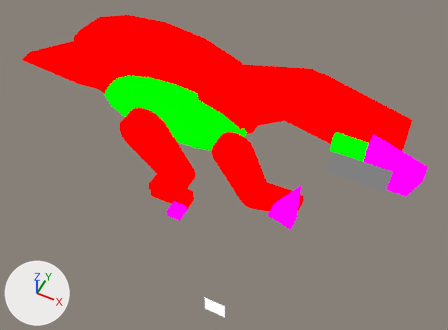
Renders of the Blender file assets-source/blender/motion/iguanodon-idle.blend from each side of a commit.
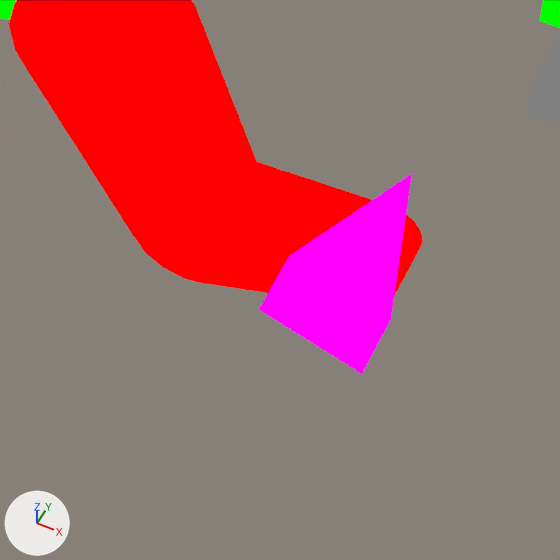
Each version appears first whole from a 50 mm camera at (67.2, -51.7, 68.2) aimed at (45.5, -8.3, 13.9), and next in a close-up on the part from 47% to 75% of the width and 44% to 82% of the height. Lighting does not change. The marker at lower left points along +X, +Y and +Z. The last two pictures show the newer version.

In view in the first close-up: 'DinoTycoon_Motion_iguanodon_idle_arm_0', 'DinoTycoon_Motion_iguanodon_idle_arm_1', 'DinoTycoon_Motion_iguanodon_idle_arm_joint_0', 'DinoTycoon_Motion_iguanodon_idle_arm_joint_1', 'DinoTycoon_Motion_iguanodon_idle_arm_tip', 'DinoTycoon_Motion_iguanodon_idle_mouth', 'DinoTycoon_Motion_iguanodon_idle_thumb_spike' and 2 more.
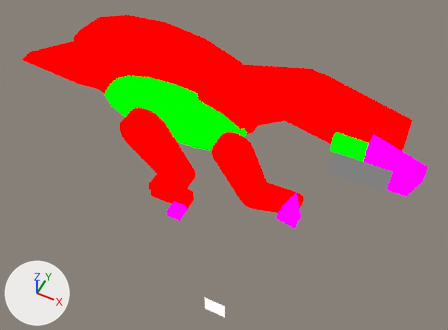
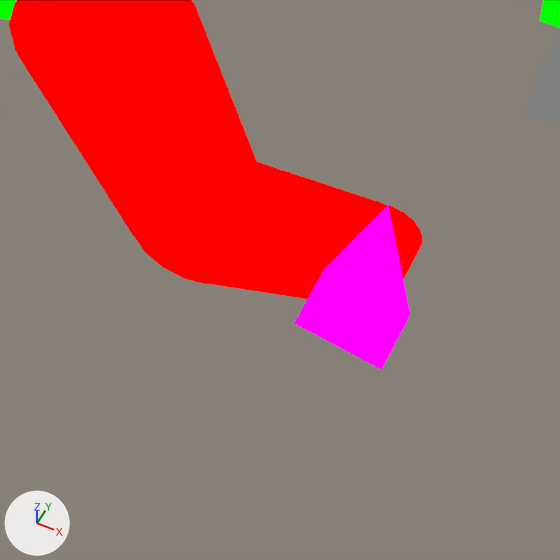
Location of each change, (x1, y1, x2, y2) in pixels of the close-ups (560 x 560 px):
'DinoTycoon_Motion_iguanodon_idle_thumb_spike', reshaped (24% narrower, 17% shorter)
    before: (259, 174, 412, 374)
    after: (294, 205, 410, 370)

What the commit changed:
me_dinotycoon_motion_iguanodon_idle_sample_thumb_spike is used by ob_dinotycoon_motion_iguanodon_idle_thumb_spike; location (0.0, 0.0, 0.0).
me_dinotycoon_motion_iguanodon_idle_sample_thumb_spike had 6 vertices, 5 faces and spanned x 52.0..55.0, y -10.0..-8.0, z 9.0..15.0.
me_dinotycoon_motion_iguanodon_idle_sample_thumb_spike now has 6 vertices, 5 faces and spans x 53.0..55.5, y -10.0..-8.0, z 9.5..13.5.
Part 1, on me_dinotycoon_motion_iguanodon_idle_sample_thumb_spike:
Vertex 0 of me_dinotycoon_motion_iguanodon_idle_sample_thumb_spike moves from (52.0, -10.0, 10.0) at pixel (258, 309) to (53.0, -10.0, 10.0) at pixel (293, 323).
Vertex 1 of me_dinotycoon_motion_iguanodon_idle_sample_thumb_spike moves from (55.0, -10.0, 15.0) at pixel (381, 229) to (54.5, -10.0, 13.5) at pixel (357, 260).
Vertex 2 of me_dinotycoon_motion_iguanodon_idle_sample_thumb_spike moves from (55.0, -10.0, 9.0) at pixel (362, 373) to (55.5, -10.0, 9.5) at pixel (381, 369).
Vertex 3 of me_dinotycoon_motion_iguanodon_idle_sample_thumb_spike moves from (52.0, -8.0, 10.0) at pixel (289, 255) to (53.0, -8.0, 10.0) at pixel (324, 269).
Vertex 4 of me_dinotycoon_motion_iguanodon_idle_sample_thumb_spike moves from (55.0, -8.0, 15.0) at pixel (412, 173) to (54.5, -8.0, 13.5) at pixel (388, 204).
Vertex 5 of me_dinotycoon_motion_iguanodon_idle_sample_thumb_spike moves from (55.0, -8.0, 9.0) at pixel (391, 318) to (55.5, -8.0, 9.5) at pixel (410, 314).
